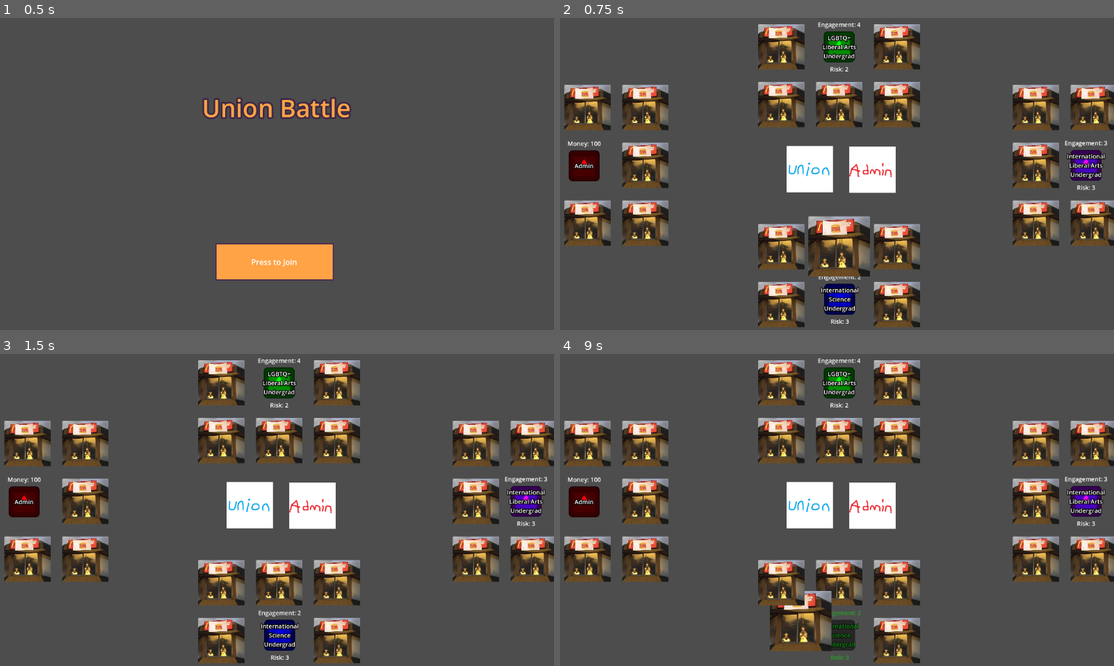
Above: before the commit, frames 1-4 (two rows, left to right).
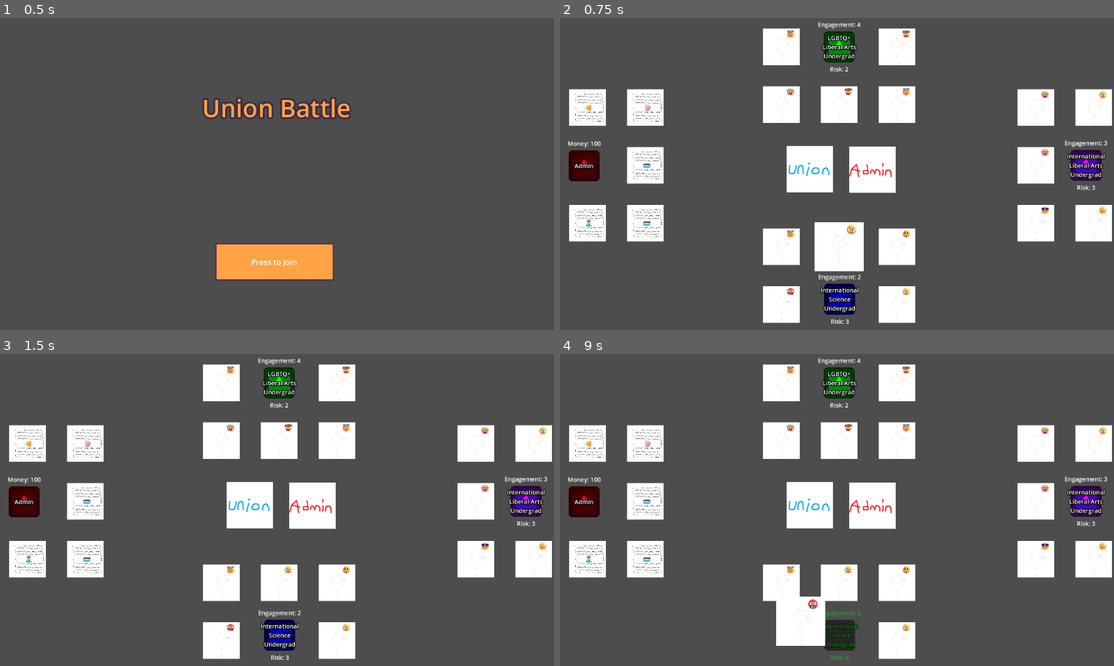
Above: after the commit, the same moments.

Repository: AX-I/Union-Battle
Game: Godot game, scene res://Scenes/start_scene.tscn
Two runs of this game, one before a commit and one after it. Both use one fixed random seed, a clock stepped at 60 frames per second and the inputs below. The engine's default icon, where the game draws it, is replaced by a stand-in: a white triangle on a blue panel in a dark square.
Inputs (mouse positions are in pixels of both pictures, inside the frame that each line leads up to):
- Up to frame 1 (0.5 s): no input
- Up to frame 2 (0.75 s): click "Press to Join" at 0.5 s
- Up to frame 3 (1.5 s): click (249, 503) at 1.25 s
- Up to frame 4 (9 s): click (870, 506) at 2 s; click (809, 503) at 2.75 s; click (870, 506) at 3.5 s; click (809, 503) at 4.25 s; click (870, 506) at 5 s; tap Enter at 5.75, 7.25, 8.75 s; drag from (897, 382) to (837, 581) at 5.77 s; tap Space at 6.5, 8 s; drag from (897, 441) to (837, 581) at 6.52 s; click (837, 581) at 7.42 s; drag from (1036, 559) to (897, 441) at 8.02 s; drag from (781, 641) to (837, 581) at 8.77 s

Frame 1 is identical in both runs. In frame 2, 24% of the frame differs, in the area x 0-100%, y 2-100%; in frame 3, 23%; in frame 4, 24%.

Commit message:
Added Beta card arts, priority assignment, and cards

Diff:
--- a/union-battle/Scenes/player_2.gd
+++ b/union-battle/Scenes/player_2.gd
@@ -18,6 +18,7 @@
 # The player's engagement and risk
 var _engagement: 			int 		= 0
 var _risk: 					int			= 0
+var _priorities:			Array		= []
 
 # Positions for player cards
 var _card_positions:		Array 		= [Vector2(1110,186),
@@ -113,6 +114,16 @@
 	_risk 			= new_risk
 	risk_label.text = RISK_LABEL_STR + str(_risk)
 
+func add_priorities(
+	priorities: Array
+) -> void:
+	for p in priorities:
+		if p not in _priorities:
+			_priorities.append(p)
+
+func get_priorities() -> Array:
+	return _priorities
+
 # Setter for the player label
 func set_player_label(player_name: String) -> void:
 	player_label.text = player_name
--- a/union-battle/Scenes/player_3.gd
+++ b/union-battle/Scenes/player_3.gd
@@ -18,6 +18,7 @@
 # The player's engagement and risk
 var _engagement: 			int 		= 0
 var _risk: 					int			= 0
+var _priorities:			Array		= []
 
 # Positions for player cards
 var _card_positions:		Array 		= [Vector2(462,60),
@@ -114,6 +115,16 @@
 	_risk 			= new_risk
 	risk_label.text = RISK_LABEL_STR + str(_risk)
 
+func add_priorities(
+	priorities: Array
+) -> void:
+	for p in priorities:
+		if p not in _priorities:
+			_priorities.append(p)
+
+func get_priorities() -> Array:
+	return _priorities
+
 # Setter for the player label
 func set_player_label(player_name: String) -> void:
 	player_label.text = player_name
--- a/union-battle/Scripts/card_info/admin_cards.json
+++ b/union-battle/Scripts/card_info/admin_cards.json
@@ -1,20 +1,86 @@
 {
 	"back_to_work_legislation": {
 		"card_name": "Back to Work Legislation",
-		"engagement": -2,
-		"risk": 5,
-		"path_to_img": ""
+		"engagement": 2,
+		"risk": -1,
+		"path_to_img": "admin_card_art/temp_admin_legislation.png"
 	},
 	"captive_meeting": {
 		"card_name": "Captive Meeting",
 		"engagement": -1,
 		"risk": 1,
-		"path_to_img": ""
+		"path_to_img": "admin_card_art/temp_admin_legislation.png"
 	},
 	"threaten_visas": {
 		"card_name": "Threaten Visas",
 		"engagement": -1,
 		"risk": 3,
-		"path_to_img": ""
+		"path_to_img": "admin_card_art/temp_admin_visa.png"
+	},
+	"minor_spelling_mistake": {
+		"card_name": "Minor Spelling Mistake",
+		"engagement": 1,
+		"risk": 0,
+		"path_to_img": "admin_card_art/temp_admin_mistake.png"
+	},
+	"no_show": {
+		"card_name": "No Show",
+		"engagement": 1,
+		"risk": 1,
+		"path_to_img": "admin_card_art/temp_admin_gone.png"
+	},
+	"refuse_to_define_terms": {
+		"card_name": "Refuse to Define Terms",
+		"engagement": -1,
+		"risk": 0,
+		"path_to_img": "admin_card_art/temp_admin_ban.png"
+	},
+	"hire_private_security": {
+		"card_name": "Hire Private Security",
+		"engagement": -1,
+		"risk": 2,
+		"path_to_img": "admin_card_art/temp_admin_cop.png"
+	},
+	"invite_biased_outside_council": {
+		"card_name": "Invite Biased Outside Council",
+		"engagement": -2,
+		"risk": 1,
+		"path_to_img": "admin_card_art/temp_admin_lawyer.png"
+	},
+	"run_smeer_campaign": {
+		"card_name": "Run Smeer Campaign",
+		"engagement": -2,
+		"risk": 1,
+		"path_to_img": "admin_card_art/temp_admin_aggresive.png"
+	},
+	"fire_organizers": {
+		"card_name": "Fire Organizers",
+		"engagement": 2,
+		"risk": 4,
+		"path_to_img": "admin_card_art/temp_admin_aggresive.png"
+	},
+	"give_token_concession": {
+		"card_name": "Give Token Concession",
+		"engagement": -1,
+		"risk": 0,
+		"path_to_img": "admin_card_art/temp_admin_balance.png"
+	},
+	"disseminate_anti_union_materials": {
+		"card_name": "Disseminate Anti Union Materials",
+		"engagement": -2,
+		"risk": 0,
+		"path_to_img": "admin_card_art/temp_admin_aggresive.png"
+	},
+	"meet_them_halfway": {
+		"card_name": "Meet Them Halfway",
+		"engagement": -2,
+		"risk": -1,
+		"path_to_img": "admin_card_art/temp_admin_balance.png"
+	},
+	"distract_with_pizza_party": {
+		"card_name": "Distract With Pizza Party",
+		"engagement": -3,
+		"risk": 0,
+		"path_to_img": "admin_card_art/temp_admin_pizza.png"
 	}
 }
--- a/union-battle/Scripts/card_info/player_positions.json
+++ b/union-battle/Scripts/card_info/player_positions.json
@@ -3,39 +3,46 @@
 		{
 			"name":"Graduate",
 			"engagement":3,
-			"risk":2
+			"risk":2,
+			"priorities": ["benefits"]
 		},
 		{
 			"name":"Liberal Arts\nUndergrad",
 			"engagement":2,
-			"risk":1
+			"risk":1,
+			"priorities": ["benefits", "safety"]
 		},
 		{
 			"name":"Science\nUndergrad",
 			"engagement":1,
-			"risk":1
+			"risk":1,
+			"priorities": ["wages"]
 		}
 	],
 	"personal_position":[
 		{
 			"name":"Privileged",
 			"engagement":0,
-			"risk":0
+			"risk":0,
+			"priorities": []
 		},
 		{
 			"name":"International",
 			"engagement":1,
-			"risk":2
+			"risk":2,
+			"priorities": ["wages"]
 		},
 		{
 			"name":"LGBTQ+",
 			"engagement":2,
-			"risk":1
+			"risk":1,
+			"priorities": ["equality", "safety"]
 		},
 		{
 			"name":"POC",
 			"engagement":1,
-			"risk":1
+			"risk":1,
+			"priorities": ["equality"]
 		}
 	]
 }
--- a/union-battle/Scripts/card_info/union_cards.json
+++ b/union-battle/Scripts/card_info/union_cards.json
@@ -3,30 +3,126 @@
 		"card_name": "External Fundraising",
 		"engagement": 3,
 		"risk": 1,
-		"path_to_img": ""
-	},
-	"funding": {
-		"card_name": "Funding",
-		"engagement": 2,
-		"risk": 1,
-		"path_to_img": ""
+		"path_to_img": "union_card_art/temp_guy_funding.png"
 	},
 	"one_on_one": {
 		"card_name": "One on One Talk",
 		"engagement": 1,
 		"risk": 0,
-		"path_to_img": ""
+		"path_to_img": "union_card_art/temp_guy_cool.png"
 	},
-	"steward": {
-		"card_name": "Steward",
-		"engagement": 4,
-		"risk": 2,
-		"path_to_img": ""
+	"ultimatum": {
+		"card_name": "Ultimatum",
+		"engagement": 5,
+		"risk": 4,
+		"path_to_img": "union_card_art/temp_guy_devil.png"
 	},
 	"tabling_topic": {
 		"card_name": "Tabling Topic",
-		"engagement": 5,
+		"engagement": 1,
+		"risk": 2,
+		"path_to_img": "union_card_art/temp_guy_serious_.png"
+	},
+	"push_issue": {
+		"card_name": "Push Issue",
+		"engagement": 3,
+		"risk": 2,
+		"path_to_img": "union_card_art/temp_guy_serious.png"
+	},
+		"compromise_on_issue": {
+		"card_name": "Compromise on Issue",
+		"engagement": 0,
+		"risk": -1,
+		"path_to_img": "union_card_art/temp_guy_nice.png"
+	},
+		"capitulate_on_issue": {
+		"card_name": "Capitulate on Issue",
+		"engagement": -1,
+		"risk": -2,
+		"path_to_img": "union_card_art/temp_guy_nice.png"
+	},
+		"secret_strike_plans": {
+		"card_name": "Secret Strike Plans",
+		"engagement": 1,
+		"risk": 0,
+		"path_to_img": "union_card_art/temp_guy_secret.png"
+	},
+		"show_up_drunk": {
+		"card_name": "Show Up Drunk",
+		"engagement": 0,
+		"risk": 2,
+		"path_to_img": "union_card_art/temp_guy_drunk.png"
+	},
+		"catch_in_contradiction": {
+		"card_name": "Catch in Contradiction",
+		"engagement": 2,
+		"risk": 0,
+		"path_to_img": "union_card_art/temp_guy_smart.png"
+	},
+		"stand_on_principle": {
+		"card_name": "Stand on Principle",
+		"engagement": 1,
+		"risk": 0,
+		"path_to_img": "union_card_art/temp_guy_angel.png"
+	},
+		"send_update_email": {
+		"card_name": "Send Update Email",
+		"engagement": 1,
+		"risk": 0,
+		"path_to_img": "union_card_art/temp_guy_smart.png"
+	},
+		"accept_sketchy_endorsement": {
+		"card_name": "Accept Sketchy Endorsement",
+		"engagement": 2,
 		"risk": 3,
-		"path_to_img": ""
+		"path_to_img": "union_card_art/temp_guy_funding.png"
+	},
+		"go_viral_positive": {
+		"card_name": "Go Viral (Positive)",
+		"engagement": 3,
+		"risk": -1,
+		"path_to_img": "union_card_art/temp_guy_viral.png"
+	},
+		"go_viral_negative": {
+		"card_name": "Go Viral (Negative)",
+		"engagement": 2,
+		"risk": 2,
+		"path_to_img": "union_card_art/temp_guy_viral.png"
+	},
+		"launch_personal_attack": {
+		"card_name": "Launch Personal Attack",
+		"engagement": 1,
+		"risk": 2,
+		"path_to_img": "union_card_art/temp_guy_mean.png"
+	},
+		"find_common_ground": {
+		"card_name": "Find Common Ground",
+		"engagement": 2,
+		"risk": -1,
+		"path_to_img": "union_card_art/temp_guy_nice.png"
+	},
+		"mandate_of_heven": {
+		"card_name": "Mandate of Heaven",
+		"engagement": 3,
+		"risk": 0,
+		"path_to_img": "union_card_art/temp_guy_angel.png"
+	},
+		"get_faculty_support": {
+		"card_name": "Get Faculty Support",
+		"engagement": 2,
+		"risk": 0,
+		"path_to_img": "union_card_art/temp_guy_smart.png"
+	},
+		"spit_vitreol": {
+		"card_name": "Spit Vitreol",
+		"engagement": 1,
+		"risk": 2,
+		"path_to_img": "union_card_art/temp_guy_mean.png"
+	},
+		"organize_pre_strike_protest": {
+		"card_name": "Organise Larger Protest",
+		"engagement": 1,
+		"risk": 1,
+		"path_to_img": "union_card_art/temp_guy_cool.png"
 	}
 }
--- a/union-battle/Scripts/strike_scene_scripts/card.gd
+++ b/union-battle/Scripts/strike_scene_scripts/card.gd
@@ -117,8 +117,8 @@
 	print("Path to Image: %s" % sprite_image_name)
 
 	# If the file path exists then load it as a texture
-	if ResourceLoader.exists(sprite_image_name):
-		_tex.texture = load(sprite_image_name)
+	if ResourceLoader.exists("res://Assets/"+sprite_image_name):
+		_tex.texture = load("res://Assets/"+sprite_image_name)
 
 	# Use the default sprite if no file path exists
 	else:
--- a/union-battle/Scripts/strike_scene_scripts/player_1.gd
+++ b/union-battle/Scripts/strike_scene_scripts/player_1.gd
@@ -18,6 +18,7 @@
 # The player's engagement and risk
 var _engagement: 			int 		= 0
 var _risk: 					int			= 0
+var _priorities:			Array		= []
 
 # Positions for player cards
 var _card_positions:		Array 		= [Vector2(462,595),
@@ -113,6 +114,16 @@
 	_risk 			= new_risk
 	risk_label.text = RISK_LABEL_STR + str(_risk)
 
+func add_priorities(
+	priorities: Array
+) -> void:
+	for p in priorities:
+		if p not in _priorities:
+			_priorities.append(p)
+
+func get_priorities() -> Array:
+	return _priorities
+
 # Setter for the player label
 func set_player_label(player_name: String) -> void:
 	player_label.text = player_name
--- a/union-battle/Scripts/strike_scene_scripts/strike_scene.gd
+++ b/union-battle/Scripts/strike_scene_scripts/strike_scene.gd
@@ -144,6 +144,7 @@
 	const POS_NAME		= "name"
 	const ENGAGEMENT	= "engagement"
 	const RISK			= "risk"
+	const PRIORITIES 	= "priorities"
 
 	# Choose a random academic and personal position
 	var personal		= personal_list[randi_range(0, personal_list.size() - 1)]
@@ -153,6 +154,10 @@
 	player.set_engagement(personal.get(ENGAGEMENT) + academic.get(ENGAGEMENT))
 	player.set_risk(personal.get(RISK) + academic.get(RISK))
 	player.set_player_label(personal.get(POS_NAME) + "\n" + academic.get(POS_NAME))
+
+	#Now set the priorities
+	player.add_priorities(personal.get(PRIORITIES) + academic.get(PRIORITIES))
+	print("Created Player with priorities: ", personal.get(PRIORITIES) + academic.get(PRIORITIES))
 
 # Draw a card from the unionist deck
 func draw_card(is_union: bool) -> void:
Binary file added: union-battle/Assets/admin_card_art/temp_admin_aggresive.png
Not shown, added: union-battle/Assets/admin_card_art/temp_admin_aggresive.png.import
Binary file added: union-battle/Assets/admin_card_art/temp_admin_balance.png
Not shown, added: union-battle/Assets/admin_card_art/temp_admin_balance.png.import
Binary file added: union-battle/Assets/admin_card_art/temp_admin_ban.png
Not shown, added: union-battle/Assets/admin_card_art/temp_admin_ban.png.import
Binary file added: union-battle/Assets/admin_card_art/temp_admin_cop.png
Not shown, added: union-battle/Assets/admin_card_art/temp_admin_cop.png.import
Binary file added: union-battle/Assets/admin_card_art/temp_admin_gone.png
Not shown, added: union-battle/Assets/admin_card_art/temp_admin_gone.png.import
Binary file added: union-battle/Assets/admin_card_art/temp_admin_lawyer.png
Not shown, added: union-battle/Assets/admin_card_art/temp_admin_lawyer.png.import
(and 34 more such lines)
